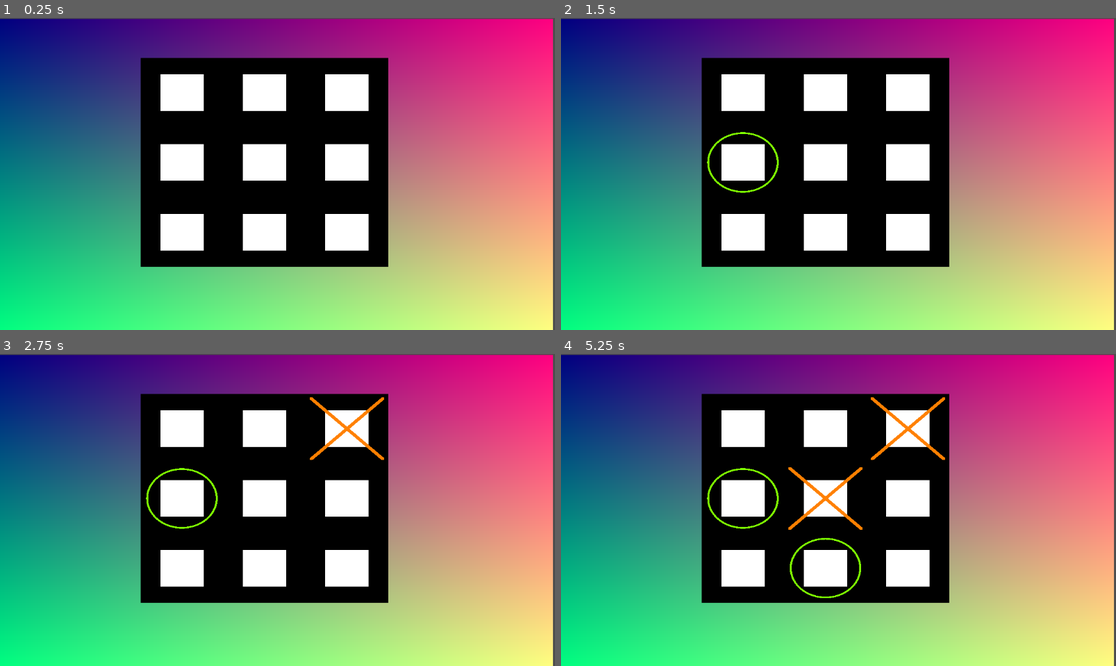
Above: before the commit, frames 1-4 (two rows, left to right).
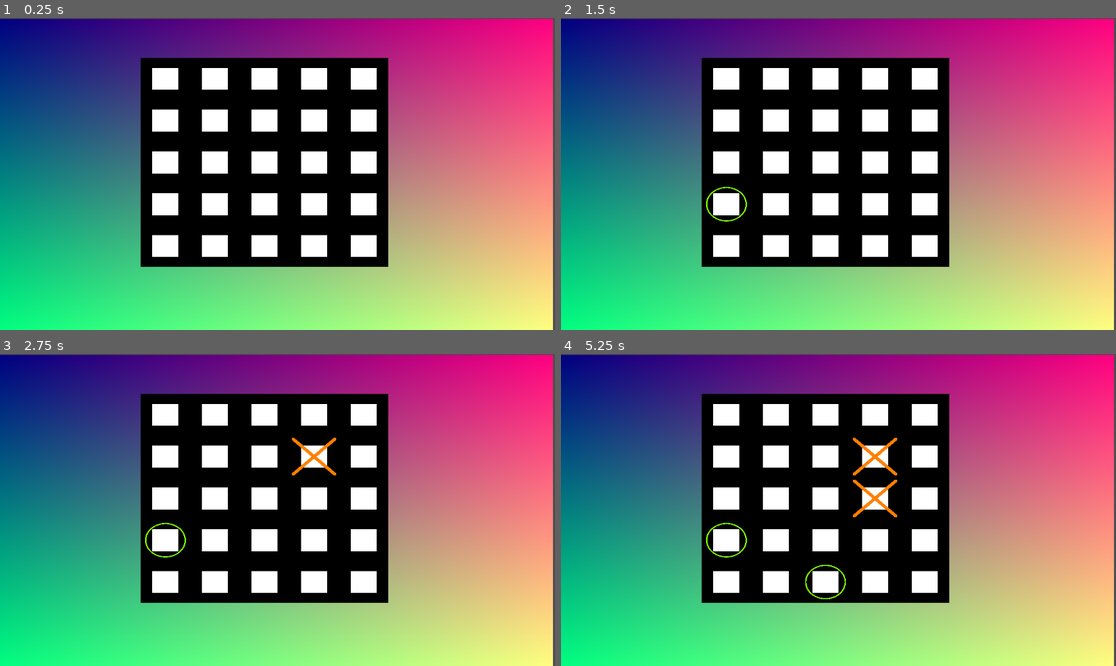
Above: after the commit, the same moments.

Repository: Michael4d45/tic-tac-toe
Game: Godot game, scene res://Game.tscn
Same seed, same stepped clock (60 frames per second), same inputs: the game is played once before the commit and once after it.
Inputs (mouse positions are in pixels of both pictures, inside the frame that each line leads up to):
- Up to frame 1 (0.25 s): no input
- Up to frame 2 (1.5 s): tap Enter at 0.5 s; move the mouse to (960, 158) at 0.52 s; click (960, 158) at 0.67 s; tap Space at 1.25 s; move the mouse to (727, 189) at 1.27 s; click (727, 189) at 1.42 s
- Up to frame 3 (2.75 s): tap Enter at 2 s; move the mouse to (333, 441) at 2.02 s; click (333, 441) at 2.17 s
- Up to frame 4 (5.25 s): tap Space at 2.75, 4.25 s; move the mouse to (810, 572) at 2.77 s; click (810, 572) at 2.92 s; tap Enter at 3.5 s; move the mouse to (1005, 556) at 3.52 s; click (1005, 556) at 3.67 s; move the mouse to (672, 463) at 4.27 s; click (672, 463) at 4.42 s; move the mouse to (866, 510) at 5.02 s; click (866, 510) at 5.17 s

The runs differ from the first frame. In frame 1, 13% of the frame differs, in the area x 27-68%, y 16-77%; in frame 2, 13%; in frame 3, 13%; in frame 4, 14%, in the area x 26-70%, y 13-79%.

Commit message:
add check game state functionality

Diff:
--- a/Game.tscn
+++ b/Game.tscn
@@ -16,7 +16,7 @@
 shader_parameter/background = Vector4(1, 1, 1, 1)
 shader_parameter/x_color = Vector4(1, 0, 0, 1)
 shader_parameter/o_color = Vector4(0, 0, 1, 1)
-shader_parameter/grid_size = 3.0
+shader_parameter/grid_size = 5.0
 shader_parameter/is_clicked = false
 shader_parameter/o_mask = 0
 shader_parameter/x_mask = 0
@@ -39,3 +39,12 @@
 offset_bottom = 517.0
 texture = SubResource("CanvasTexture_50lf1")
 script = ExtResource("3_4pakk")
+
+[node name="gameboard2" type="TextureRect" parent="."]
+material = SubResource("ShaderMaterial_ca6b2")
+offset_left = 292.0
+offset_top = 83.0
+offset_right = 806.0
+offset_bottom = 517.0
+texture = SubResource("CanvasTexture_50lf1")
+script = ExtResource("3_4pakk")
--- a/gameboard.gd
+++ b/gameboard.gd
@@ -37,7 +37,7 @@
 
 	o_turn = !o_turn
 
-	check_game(x_mask, o_mask)
+	check_game(x_mask, o_mask, int(grid_size))
 
 # Function to get the UV coordinates
 func get_uv(mouse_pos: Vector2) -> Vector2:
@@ -53,9 +53,45 @@
 		floor(pos.y * grid_size),
 	)
 
-func pos_to_mask(pos: Vector2, grid_size: float) -> int:
-	return 1 << int(pos.y) * int(grid_size) + int(pos.x)
+func pos_to_mask(pos: Vector2, grid_size: int) -> int:
+	return 1 << int(pos.y) * grid_size + int(pos.x)
 
-func check_game(x: int, o: int) -> void:
-	print(x)
-	print(o)
+func has_won(mask: int, grid_size: int) -> bool:
+	var horizontal_mask = (1 << grid_size) - 1
+	for _i in range(grid_size):
+		if (mask & horizontal_mask) == horizontal_mask:
+			return true
+		horizontal_mask <<= grid_size
+
+	var vertical_mask = 1
+	for _i in range(grid_size):
+		vertical_mask <<= 2
+		vertical_mask |= 1
+
+	print(bin_string(vertical_mask))
+	for _i in range(grid_size):
+		if (mask & vertical_mask) == vertical_mask:
+			return true
+		vertical_mask <<= grid_size
+	return false
+
+func check_game(x: int, o: int, grid_size: int) -> void:
+	if has_won(x, grid_size):
+		print("X WON!!")
+		return
+	if has_won(o, grid_size):
+		print("O WON!!")
+		return
+
+	var board = x | o
+	var filled = (1 << (grid_size * grid_size)) - 1
+	if board == filled:
+		print("TIE!!")
+		return
+
+func bin_string(n: int) -> String:
+	var ret_str = ""
+	while n > 0:
+		ret_str = "{0}{1}".format([n&1, ret_str])
+		n = n>>1
+	return ret_str
